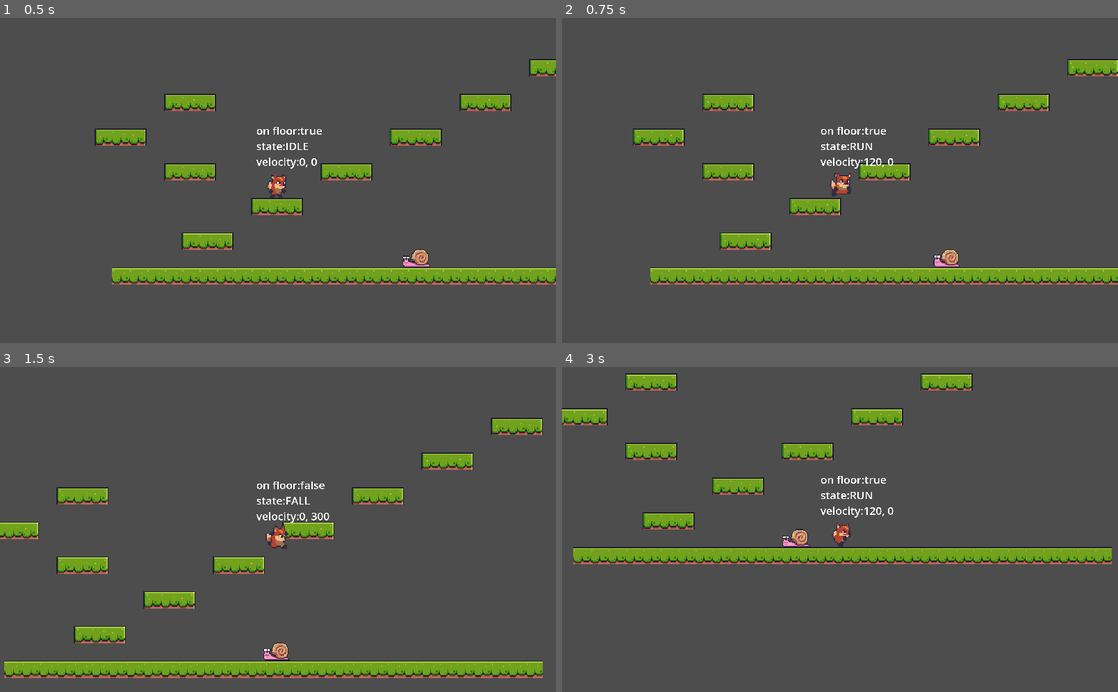
Above: before the commit, frames 1-4 (two rows, left to right).
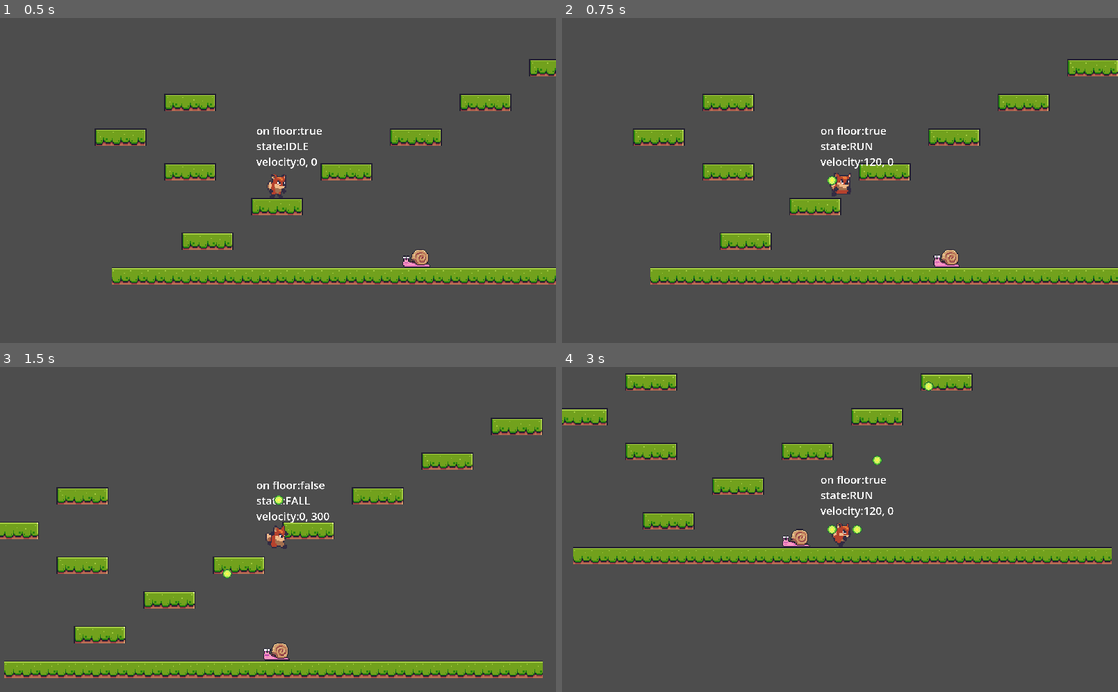
Above: after the commit, the same moments.

Repository: mattburro/Foxy-Antics
Game: Godot game, scene res://level_base/level_base.tscn
The game is run twice, just before and just after one commit, with the same random seed, the same clock (stepped at 60 frames per second) and the same inputs. The project has no main scene, so this scene is started directly.
Inputs:
- Up to frame 1 (0.5 s): no input
- Up to frame 2 (0.75 s): hold D (right) from 0.53 s (still down); tap Shift (shoot) at 0.6 s
- Up to frame 3 (1.5 s): keep holding D (right); tap Space (jump) at 0.77 s; tap Shift (shoot) at 1.35 s
- Up to frame 4 (3 s): tap Space (jump) at 1.52 s; release D (right) at 2.03 s; hold A (left) 2.03-2.78 s; tap Shift (shoot) at 2.1, 2.85 s; hold D (right) from 2.78 s (still down)

Frame 1 is identical in both runs. In frame 2, less than 0.1% of the frame differs, in the area x 47-50%, y 48-52%; in frame 3, less than 0.1%; in frame 4, 0.2%, in the area x 47-67%, y 4-52%.

Commit message:
Player shoots bullets

Diff:
--- a/bullets/bullet_base/bullet_base.gd
+++ b/bullets/bullet_base/bullet_base.gd
@@ -8,7 +8,8 @@
 	check_life_time(delta)
 	position += _direction * delta
 
-func setup(direction: Vector2, speed: float, life_span: float):
+func setup(spawn_position: Vector2, direction: Vector2, speed: float, life_span: float):
+	global_position = spawn_position
 	_direction = direction.normalized() * speed
 	_life_span = life_span
 
--- a/player/player.gd
+++ b/player/player.gd
@@ -51,6 +51,9 @@
 
 	velocity.y = clampf(velocity.y, JUMP_VELOCITY, MAX_FALL_SPEED)
 
+	if Input.is_action_just_pressed("shoot"):
+		ObjectMaker.create_bullet(ObjectMaker.BULLET_KEY.PLAYER, global_position, Vector2.RIGHT if not sprite_2d.flip_h else Vector2.LEFT, 50.0, 20.0)
+
 func calculate_state():
 	if state == PLAYER_STATE.HURT:
 		return
--- a/project.godot
+++ b/project.godot
@@ -19,6 +19,7 @@
 SignalManager="*res://singletons/signal_manager.gd"
 GameManager="*res://singletons/game_manager.gd"
 SoundManager="*res://singletons/sound_manager.gd"
+ObjectMaker="*res://singletons/object_maker.gd"
 
 [display]
 
--- /dev/null
+++ b/singletons/object_maker.gd
@@ -0,0 +1,19 @@
+extends Node
+
+enum BULLET_KEY { PLAYER, ENEMY }
+
+const BULLETS = {
+	BULLET_KEY.PLAYER: preload("res://bullets/bullet_player/bullet_player.tscn"),
+	BULLET_KEY.ENEMY: preload("res://bullets/bullet_enemy/bullet_enemy.tscn")
+}
+
+func add_child_deferred(child):
+	get_tree().root.add_child(child)
+
+func call_add_child_deferred(child):
+	call_deferred("add_child_deferred", child)
+
+func create_bullet(key: BULLET_KEY, position: Vector2, direction: Vector2, speed: float, life_span: float):
+	var new_bullet = BULLETS[key].instantiate()
+	new_bullet.setup(position, direction, speed, life_span)
+	call_add_child_deferred(new_bullet)
